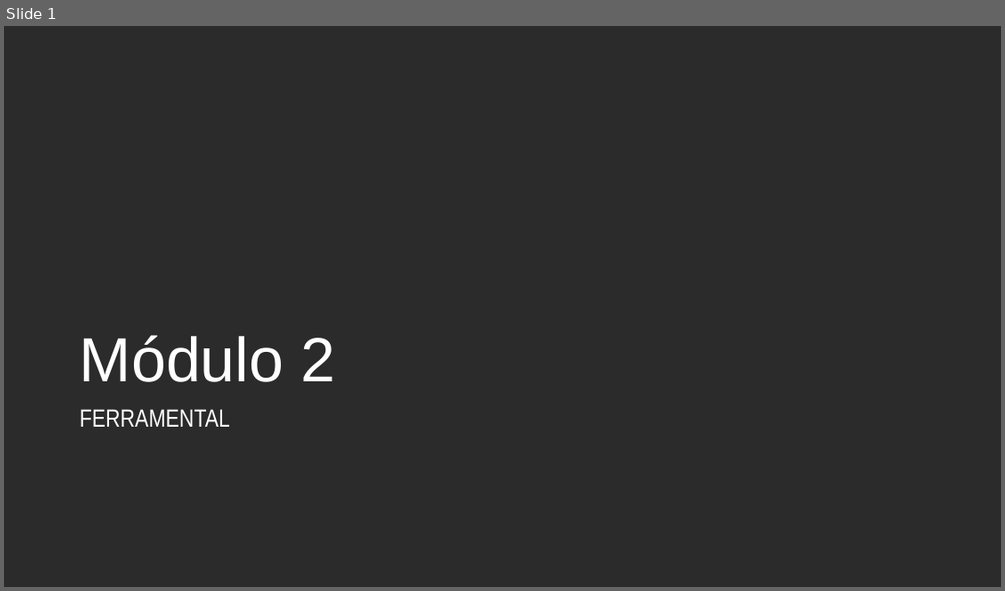
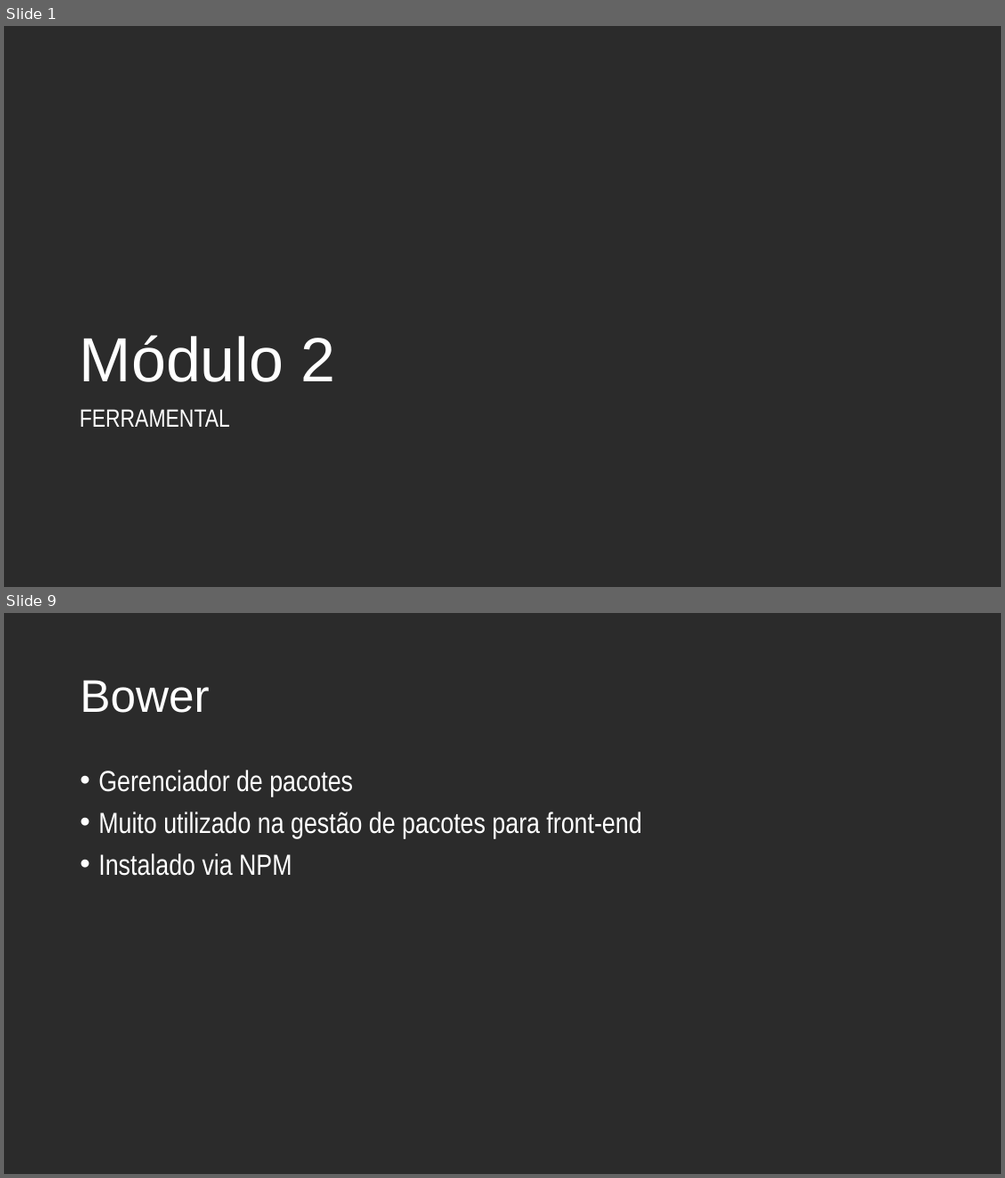
Before and after one commit to andrebaltieri/5485, a slide deck: ppts/Modulo 2/5485 - M02A01.pptx. Shown one above the other, each under a label of ours: slide 1 before the commit, slides 1 and 9 after it; the slides between them are not shown. The pictures are 1005x591 and 1005x1178 pixels, drawn with LibreOffice and Linux fonts; fonts in the diff are those of the drawing; background and template pictures are left out; a plain dark background stands for a picture behind light text. Boxes give left, top, right and bottom in pixels: in the first picture for what was removed or moved away, otherwise in the second. Text is boxed around its words. In the diff, an @@ line names an element or a change of style, - is before the commit and + after.

```diff
--- a/ppts/Modulo 2/5485 - M02A01.pptx
+++ b/ppts/Modulo 2/5485 - M02A01.pptx
@@ slide 9 added at (x1=4, y1=613, x2=1001, y2=1174), background picture (left out) @@
@@ title added at (x1=80, y1=680, x2=209, y2=713), 44 pt, text #FFFFFF @@
+Bower
@@ text added at (x1=98, y1=770, x2=641, y2=876), 28 pt, text #FFFFFF @@
+• Gerenciador de pacotes
+• Muito utilizado na gestão de pacotes para front-end
+• Instalado via NPM
```
Also in this commit, not shown: 3 slides changed, 15 other slides added, 3 slides removed, 4 other files.
